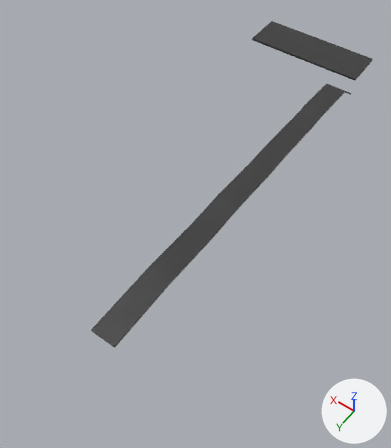
A saved change to the OBJ model Assets/middleramp_tarmac.obj.
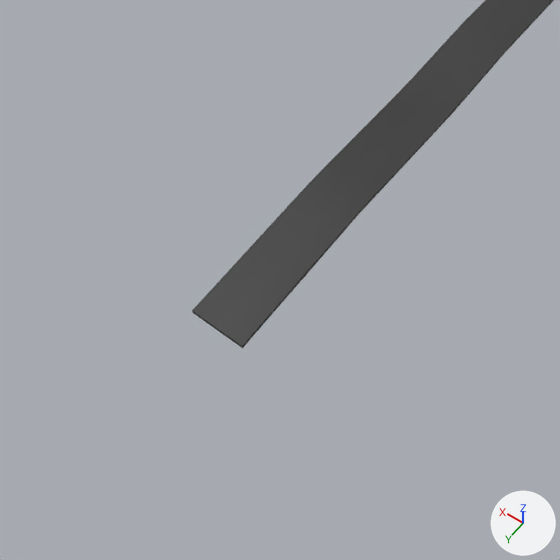
Each version appears first whole from a 50 mm lens placed at (-49.9, 105.0, 90.3), pointed at (-5.5, 42.8, -7.4), and next in a close-up on the part from 0% to 68% of the width and 41% to 100% of the height. The lights are fixed; the arrows at lower right show +X, +Y and +Z. Where no turn or scale is listed for an object, it has been applied to the vertices.

Before the edit, the objects in view are built like this:
```python
me_cube_023_cube_022 = bpy.data.meshes.new('Cube.023_Cube.022')
me_cube_023_cube_022.from_pydata(...)  # 400 vertices, 404 faces; spans x -16.4..-9.2, y -12.3..79.7, z -1.3..3.4
me_cube_023_cube_022.materials.append(mat_material_004)  # black #383838
ob_cube_023_cube_022 = bpy.data.objects.new('Cube.023_Cube.022', me_cube_023_cube_022)
ob_cube_023_cube_022.location = (0.0, 0.0, 0.0)
```
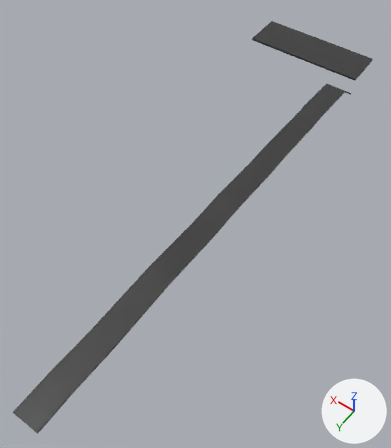
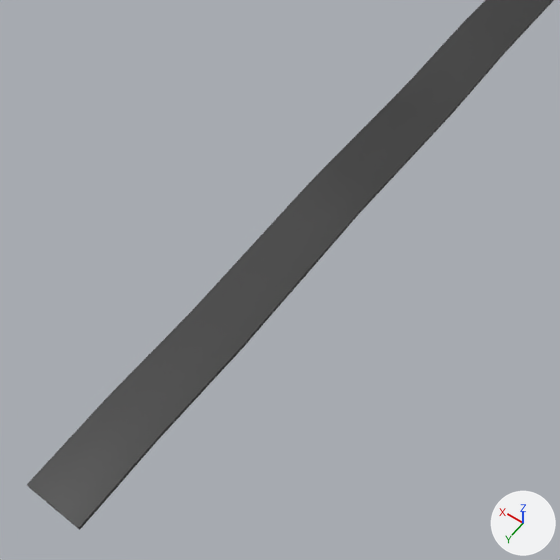
Where the change shows, as pixel boxes [x1, y1, x2, y2] in the close-ups (560 x 560 px):
'Cube.023_Cube.022', reshaped
    before: [192, 0, 554, 348]
    after: [27, 0, 554, 530]
part 1 of me_cube_023_cube_022, built on
    before: [192, 311, 242, 348]
    after: [27, 311, 242, 530]

The edits, one by one:
me_cube_023_cube_022 is used by ob_cube_023_cube_022; location (0.0, 0.0, 0.0).
me_cube_023_cube_022 had 400 vertices, 404 faces and spanned x -16.4..-9.2, y -12.3..79.7, z -1.3..3.4.
me_cube_023_cube_022 now has 412 vertices, 416 faces and spans x -16.4..-9.2, y -12.3..97.8, z -1.3..4.1.
Part 1, on me_cube_023_cube_022:
1 face is deleted.
12 vertices are added at x -14.7..-9.2, y 89.4..97.8, z 3.8..4.1.
13 new faces join them.
